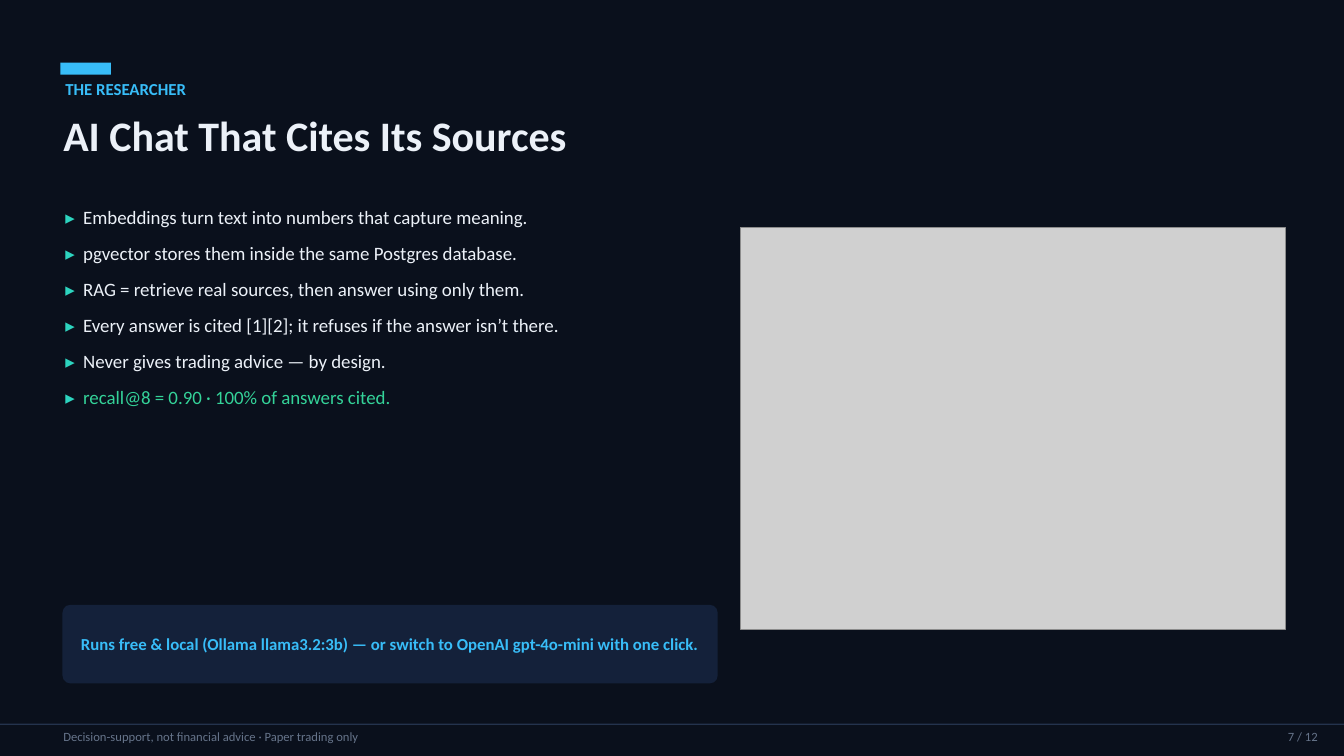
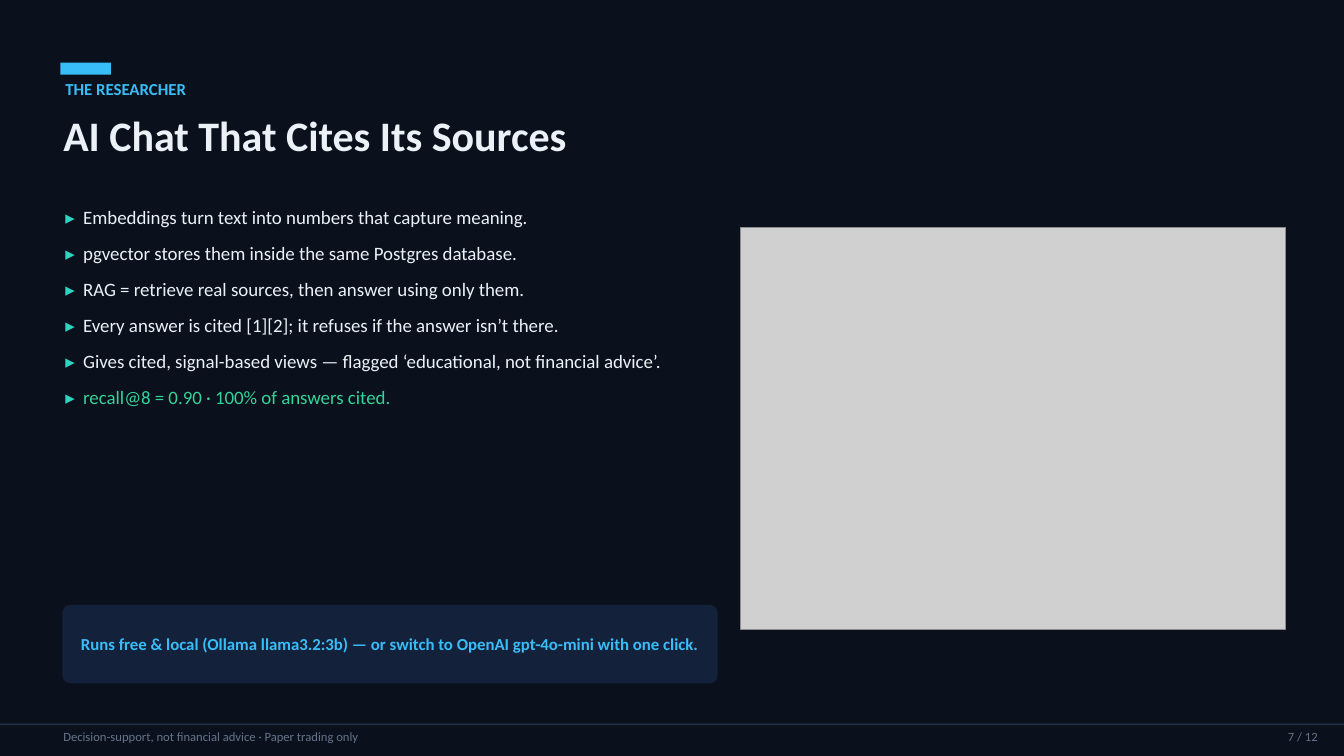
Before and after one commit to hzajkani/cryptocopilot, a slide deck: slide 7 of docs/guide/presentation/CryptoCopilot-DemoDay.pptx. Drawn at 1344x756 pixels with LibreOffice and Linux fonts; fonts in the diff are those of the drawing; grey boxes stand for pictures. Boxes give left, top, right and bottom in pixels: in the first picture for what was removed or moved away, otherwise in the second. Text is boxed around its words. In the diff, an @@ line names an element or a change of style, - is before the commit and + after.

```diff
--- a/docs/guide/presentation/CryptoCopilot-DemoDay.pptx
+++ b/docs/guide/presentation/CryptoCopilot-DemoDay.pptx
@@ text at (83,354,661,372): text changed @@
-▸ Never gives trading advice — by design.
+▸ Gives cited, signal-based views — flagged ‘educational, not financial advice’.
```
Also in this commit, not shown: 17 other files.
